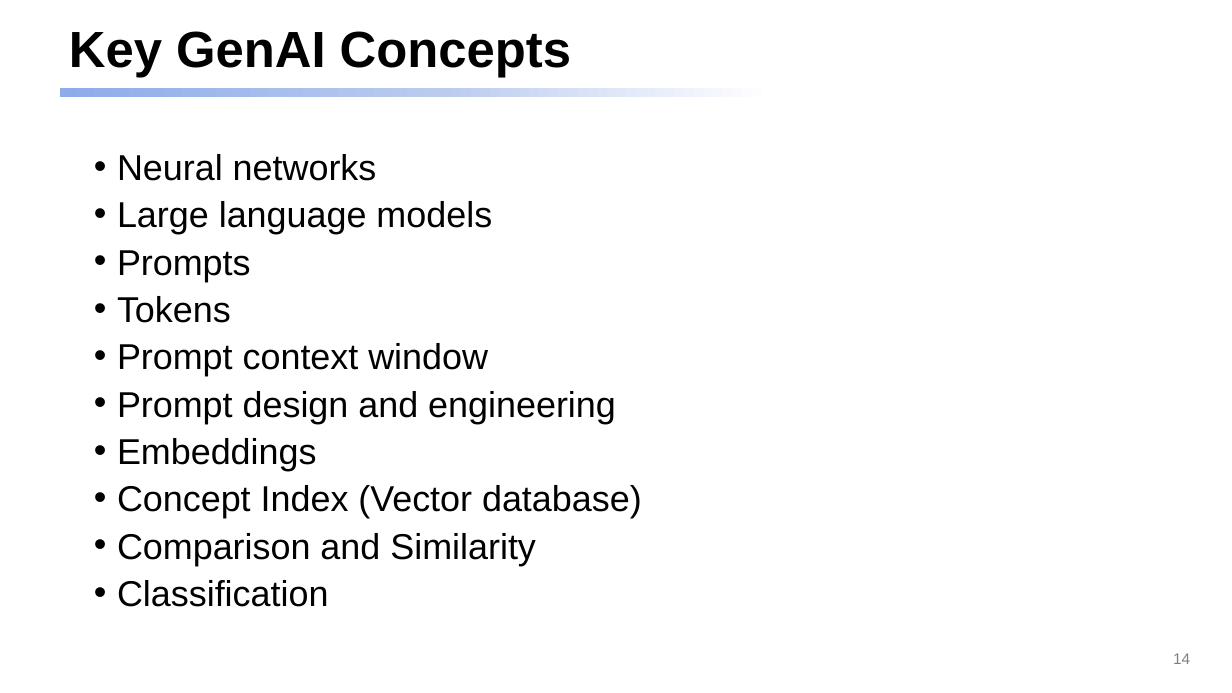
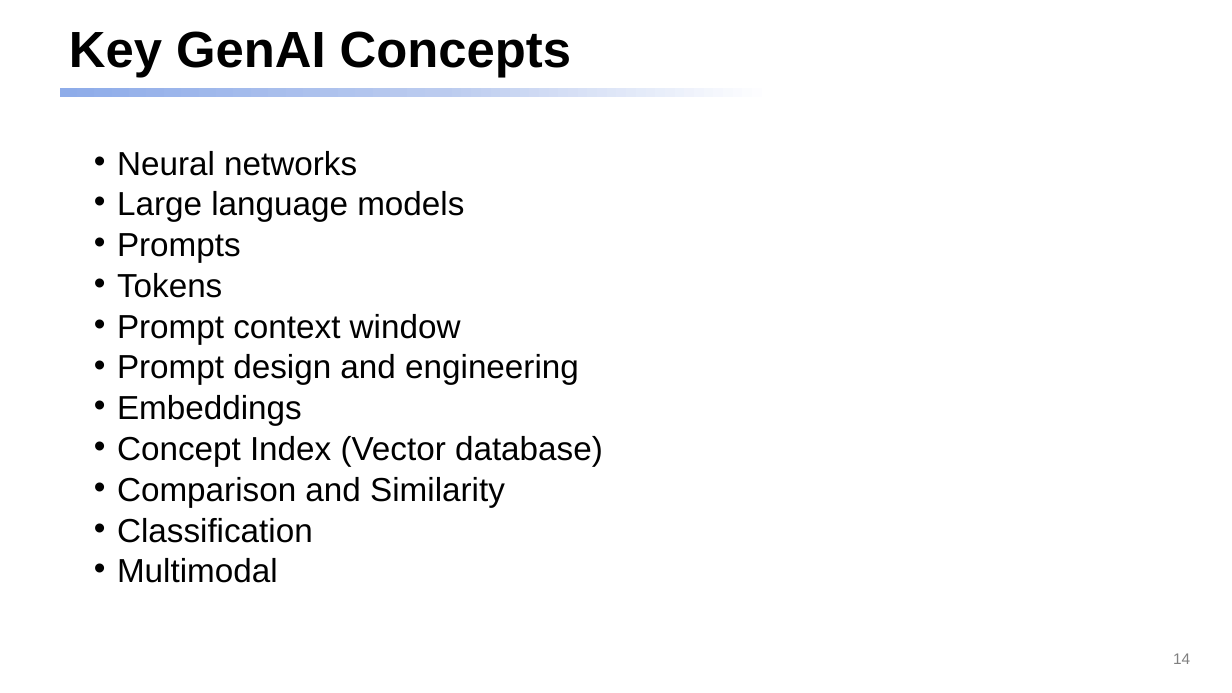
Before and after one commit to dmccreary/genai-arch-patterns, a slide deck: slide 14 of slides/One-Hour-Talk.pptx. Drawn at 1232x693 pixels with LibreOffice and Linux fonts; fonts in the diff are those of the drawing. Boxes give left, top, right and bottom in pixels: in the first picture for what was removed or moved away, otherwise in the second. Text is boxed around its words. In the diff, an @@ line names an element or a change of style, - is before the commit and + after.

```diff
--- a/slides/One-Hour-Talk.pptx
+++ b/slides/One-Hour-Talk.pptx
@@ text at bbox=[117, 151, 603, 543]: size 28 to 25.9 pt; line spacing 0.8 to 0.7 @@
@@ text at bbox=[117, 558, 278, 583]: paragraph added @@
+• Multimodal
```
Also in this commit, not shown: 2 other slides changed, 2 slides added.
